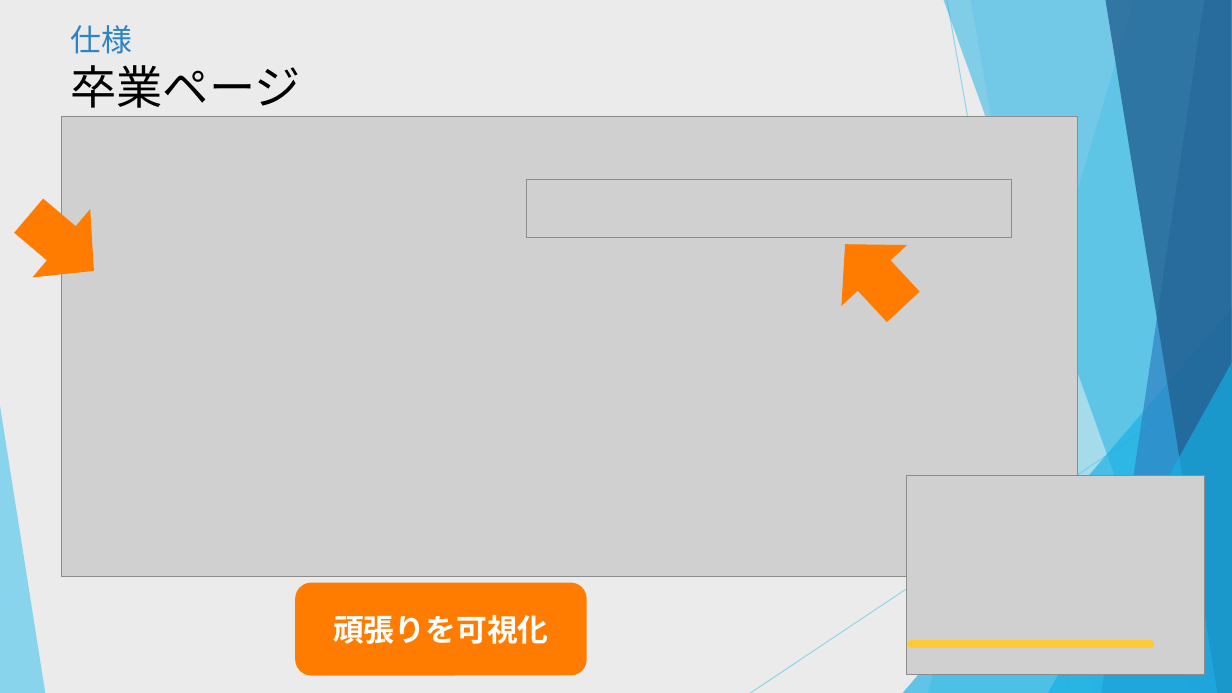
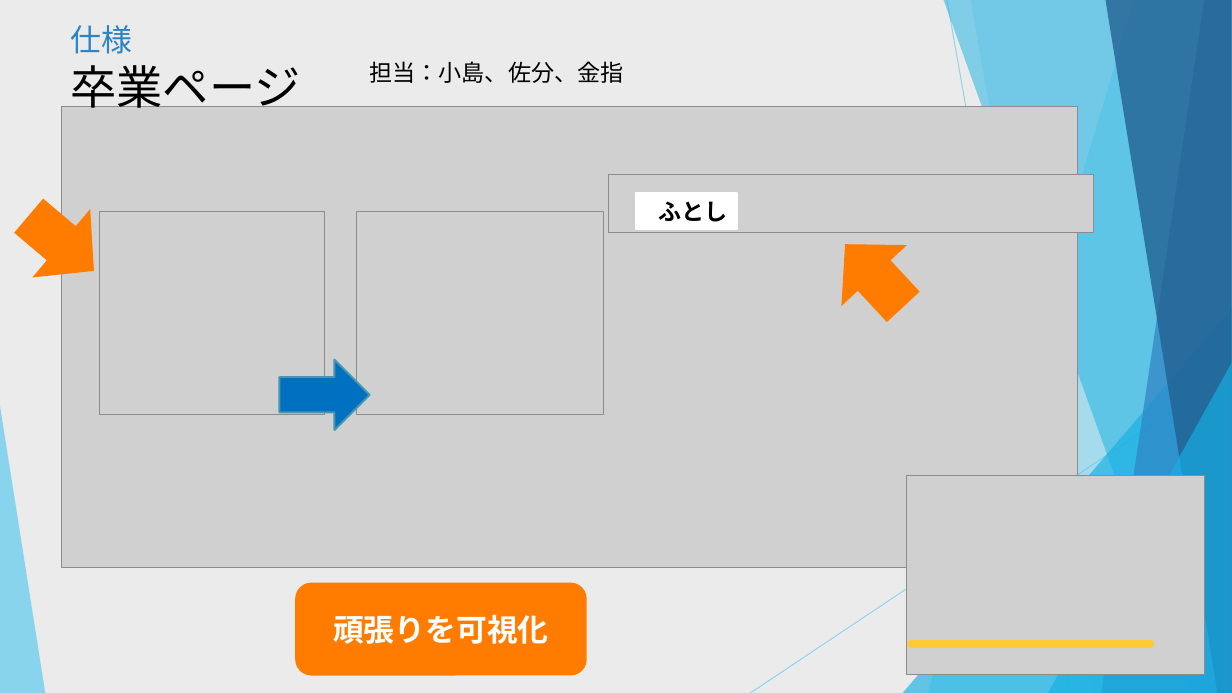
Before and after one commit to dojo2022/C-5, a slide deck: slide 11 of C5_配布資料/0630_C-5 _発表資料.pptx. Drawn at 1232x693 pixels with LibreOffice and Linux fonts; fonts in the diff are those of the drawing; grey boxes stand for pictures. Boxes give left, top, right and bottom in pixels: in the first picture for what was removed or moved away, otherwise in the second. Text is boxed around its words. In the diff, an @@ line names an element or a change of style, - is before the commit and + after.

```diff
--- a/C5_配布資料/0630_C-5 _発表資料.pptx
+++ b/C5_配布資料/0630_C-5 _発表資料.pptx
@@ text added at <box>369,61,623,83</box>, 18 pt, text #000000 @@
+担当：小島、佐分、金指
@@ picture: place and size @@
-picture at <box>61,116,1077,578</box>
+picture at <box>61,107,1077,568</box>
@@ picture: place and size @@
-picture at <box>527,179,1012,238</box>
+picture at <box>608,175,1093,233</box>
@@ rectangle added at <box>636,193,737,229</box>, fill #FFFFFF, outline #FFFFFF 1.5 pt, 18 pt, text #000000, bold @@
+ふとし
@@ picture added at <box>100,212,324,414</box> @@
@@ picture added at <box>357,212,604,414</box> @@
@@ right arrow added at <box>279,360,370,430</box>, fill #0070C0, outline #4696B1 1.5 pt @@
```
Also in this commit, not shown: 8 other slides changed.
